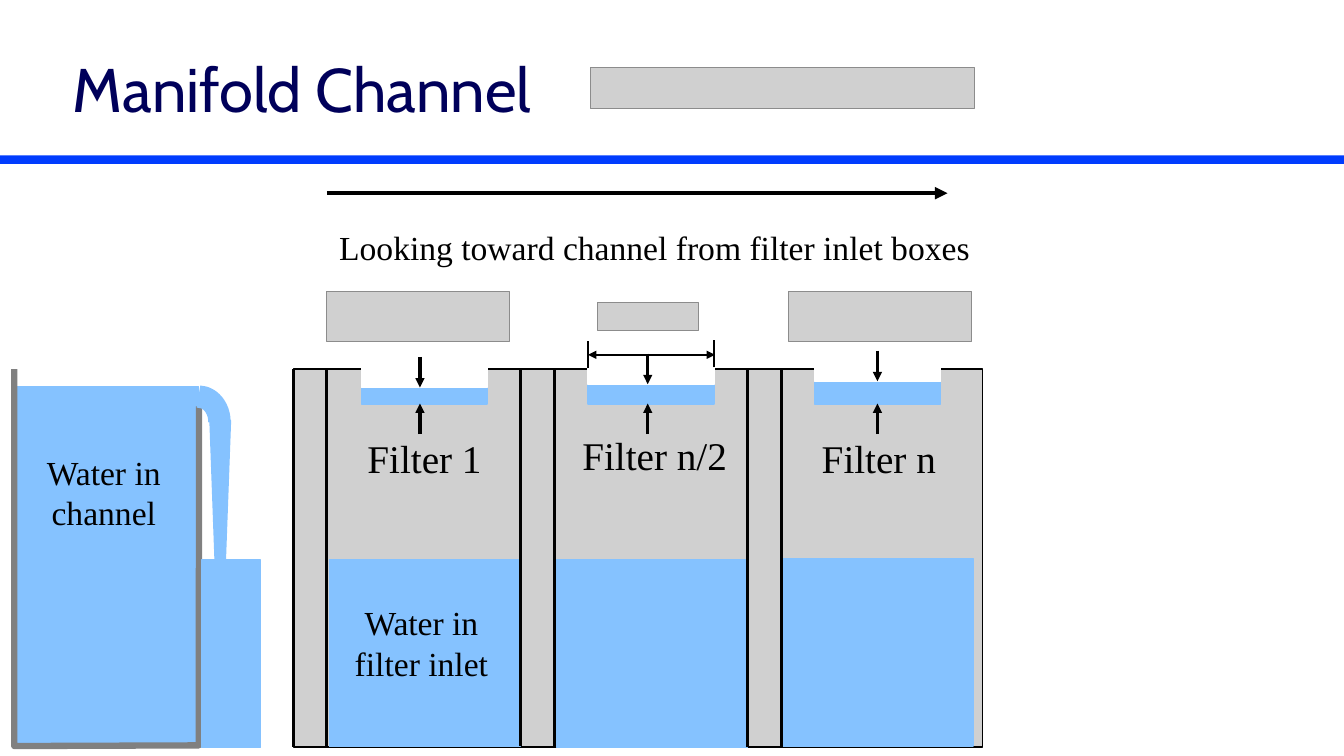
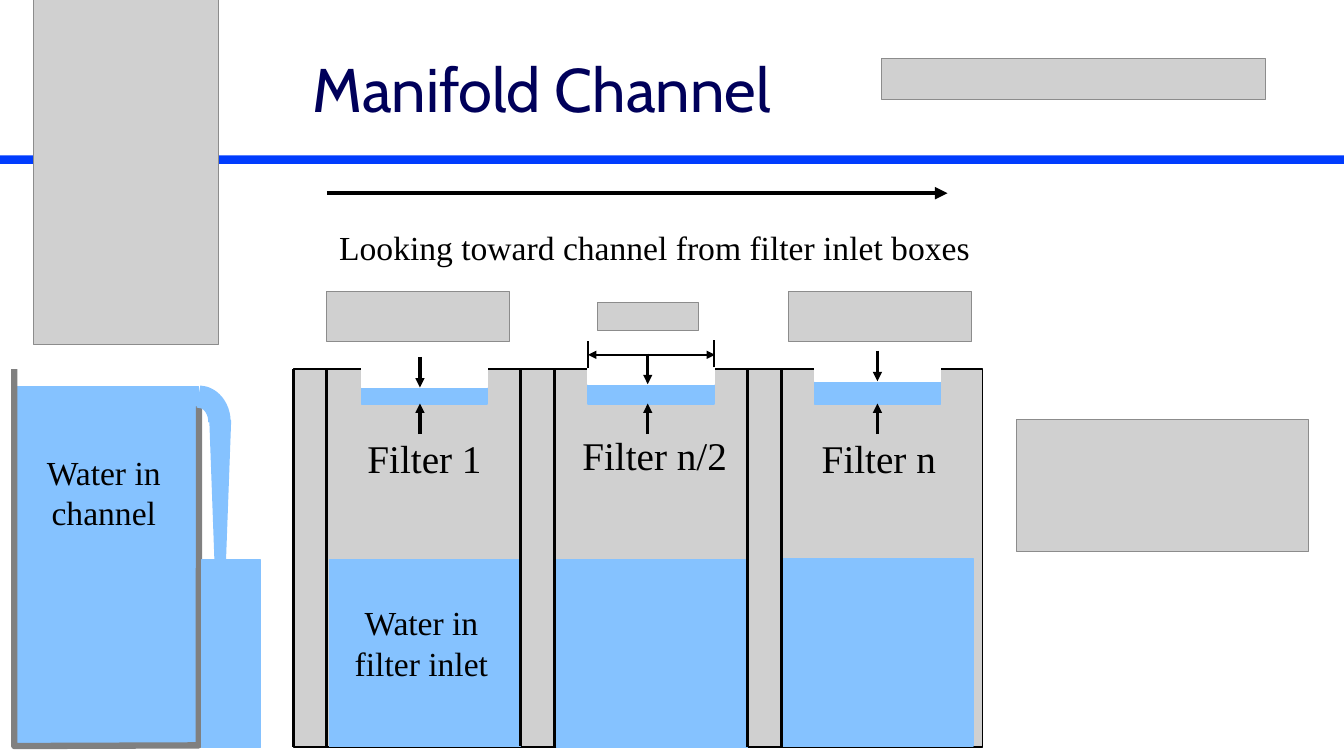
Before and after one commit to monroews/CEE4520Lectures, a slide deck: slide 26 of Manifolds.pptx (slide 24 before the commit). Drawn at 1344x756 pixels with LibreOffice and Linux fonts; fonts in the diff are those of the drawing; grey boxes stand for pictures; background and template pictures are left out. Boxes give left, top, right and bottom in pixels: in the first picture for what was removed or moved away, otherwise in the second. Text is boxed around its words. In the diff, an @@ line names an element or a change of style, - is before the commit and + after.

```diff
--- a/Manifolds.pptx
+++ b/Manifolds.pptx
@@ picture added at (x1=33, y1=0, x2=219, y2=345) @@
@@ title "Manifold Channel" moved from (x1=73, y1=65, x2=532, y2=113) to (x1=312, y1=65, x2=771, y2=113) @@
@@ picture moved from (x1=591, y1=68, x2=975, y2=108) to (x1=882, y1=58, x2=1266, y2=99) @@
@@ picture added at (x1=1016, y1=420, x2=1309, y2=553) @@
```
Also in this commit, not shown: 8 other slides changed, 3 slides added.
